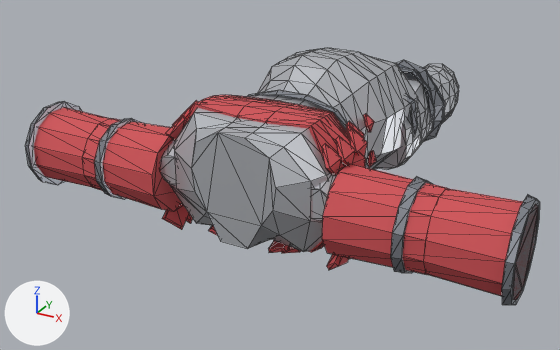
A saved change to the glTF model client/public/models/armour/armor_scale.glb.
Camera for both pictures: a 50 mm lens placed at (1.52, -4.42, 1.33), pointed at (-0.16, -1.36, -0.2). Arrows for +X, +Y and +Z are at lower left; the lights stay in place. The older version comes first. Mesh edges are drawn as thin lines. Vertices at exactly the same position are counted once.

Script lines for the objects in view, before the commit:
```python
ob_lowerarml = bpy.data.objects.new('LowerArmL', me_lowerarml)
ob_lowerarml.location = (0.0, 0.0, 0.0)
ob_lowerarmr = bpy.data.objects.new('LowerArmR', me_lowerarmr)
ob_lowerarmr.location = (0.0, 0.0, 0.0)
ob_torso = bpy.data.objects.new('Torso', me_torso)
ob_torso.location = (0.0, 0.0, 0.0)
ob_upperarml = bpy.data.objects.new('UpperArmL', me_upperarml)
ob_upperarml.location = (0.0, 0.0, 0.0)
ob_upperarmr = bpy.data.objects.new('UpperArmR', me_upperarmr)
ob_upperarmr.location = (0.0, 0.0, 0.0)
# also in view: 'UpperLegL' at (0.2, -0.86, 0.01); 'Abdomen' at (0.0, -1.23, 0.09); 'LowerLegL' at (0.23, -0.44, 0.0)
```
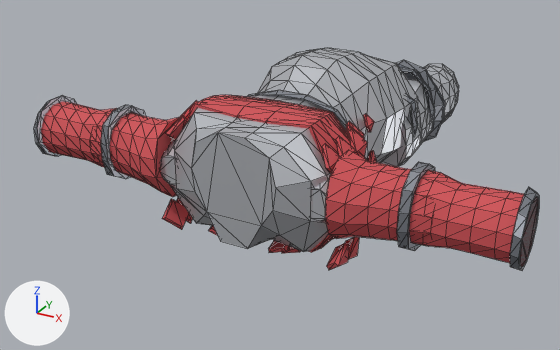
Commit message: M70.364: every sleeve in the game was turned about the wrong arm

Location of each change, (x1, y1, x2, y2) in pixels of the pictures (560 x 350 px):
'LowerArmL', reshaped (16% shorter)
    before: (391, 177, 540, 305)
    after: (397, 162, 539, 270)
'UpperArmL', reshaped
    before: (312, 162, 447, 275)
    after: (312, 151, 434, 242)
'UpperArmR', reshaped (12% narrower, 9% shorter)
    before: (83, 118, 184, 212)
    after: (90, 112, 179, 197)
'LowerArmR', reshaped (15% shorter)
    before: (25, 101, 143, 200)
    after: (34, 95, 146, 179)
part 1 of me_lowerarml, rebuilt
    before: (424, 188, 538, 300)
    after: (411, 170, 538, 265)
part 2 of me_lowerarml, rebuilt (23% narrower, 24% shorter)
    before: (502, 195, 540, 305)
    after: (510, 187, 539, 270)
part 3 of me_lowerarml, rebuilt (7% narrower, 7% shorter)
    before: (391, 177, 432, 273)
    after: (397, 162, 435, 251)
part 4 of me_lowerarmr, rebuilt
    before: (34, 107, 110, 187)
    after: (41, 101, 138, 167)
part 5 of me_lowerarmr, rebuilt (25% narrower, 26% shorter)
    before: (25, 101, 81, 185)
    after: (34, 95, 76, 157)
part 6 of me_lowerarmr, rebuilt (8% narrower, 10% shorter)
    before: (94, 118, 143, 200)
    after: (101, 105, 146, 179)
part 7 of me_upperarml, reshaped
    before: (322, 164, 447, 275)
    after: (325, 151, 434, 242)

The edits, one by one:
me_lowerarml is used by ob_lowerarml; location (0.0, 0.0, 0.0).
me_lowerarml had 72 vertices, 132 faces and spanned x 0.68..1.12, y -2.06..-1.66, z -0.24..0.16.
me_lowerarml now has 120 vertices, 228 faces and spans x 0.68..1.12, y -1.994..-1.687, z -0.142..0.201.
me_lowerarml part 1: the loose piece of 24 vertices spanning x 0.68..1.12, y -2.033..-1.687, z -0.213..0.133 is rebuilt with 72 vertices and now spans x 0.68..1.12, y -1.976..-1.705, z -0.112..0.178.
me_lowerarml part 2: the loose piece of 24 vertices spanning x 1.09..1.12, y -2.06..-1.66, z -0.24..0.16 is rebuilt with 24 vertices and now spans x 1.09..1.12, y -1.994..-1.704, z -0.102..0.192.
me_lowerarml part 3: the loose piece of 24 vertices spanning x 0.68..0.72, y -2.044..-1.676, z -0.224..0.144 is rebuilt with 24 vertices and now spans x 0.68..0.72, y -1.994..-1.687, z -0.142..0.201.
me_lowerarmr is used by ob_lowerarmr; location (0.0, 0.0, 0.0).
me_lowerarmr had 72 vertices, 132 faces and spanned x -1.12..-0.68, y -2.06..-1.66, z -0.24..0.16.
me_lowerarmr now has 120 vertices, 228 faces and spans x -1.12..-0.68, y -1.994..-1.687, z -0.142..0.201.
me_lowerarmr part 4: the loose piece of 24 vertices spanning x -1.12..-0.68, y -2.033..-1.687, z -0.213..0.133 is rebuilt with 72 vertices and now spans x -1.12..-0.68, y -1.976..-1.705, z -0.112..0.178.
me_lowerarmr part 5: the loose piece of 24 vertices spanning x -1.12..-1.09, y -2.06..-1.66, z -0.24..0.16 is rebuilt with 24 vertices and now spans x -1.12..-1.09, y -1.994..-1.704, z -0.102..0.192.
me_lowerarmr part 6: the loose piece of 24 vertices spanning x -0.72..-0.68, y -2.044..-1.676, z -0.224..0.144 is rebuilt with 24 vertices and now spans x -0.72..-0.68, y -1.994..-1.687, z -0.142..0.201.
me_upperarml is used by ob_upperarml; location (0.0, 0.0, 0.0).
me_upperarml had 108 vertices, 184 faces and spanned x 0.223..0.8, y -2.041..-1.66, z -0.221..0.141.
me_upperarml now has 156 vertices, 280 faces and spans x 0.223..0.8, y -2.017..-1.66, z -0.163..0.201.
Part 7, on me_upperarml:
12 vertices are removed from x 0.8, y -2.025..-1.695, z -0.205..0.125.
34 faces are deleted.
12 vertices move from x 0.4, y -2.041..-1.679, z -0.221..0.141 to x 0.4, y -2.016..-1.685, z -0.163..0.201.
60 vertices are added at x 0.48..0.8, y -2.017..-1.705, z -0.131..0.178.
130 new faces join them, mat_red.
me_upperarmr is used by ob_upperarmr; location (0.0, 0.0, 0.0).
me_upperarmr had 108 vertices, 184 faces and spanned x -0.8..-0.223, y -2.041..-1.66, z -0.221..0.141.
me_upperarmr now has 156 vertices, 280 faces and spans x -0.8..-0.223, y -2.017..-1.66, z -0.163..0.201.
Part 8, on me_upperarmr:
12 vertices are removed from x -0.8, y -2.025..-1.695, z -0.205..0.125.
34 faces are deleted.
12 vertices move from x -0.4, y -2.041..-1.679, z -0.221..0.141 to x -0.4, y -2.016..-1.685, z -0.163..0.201.
60 vertices are added at x -0.8..-0.48, y -2.017..-1.705, z -0.131..0.178.
130 new faces join them, mat_red.
